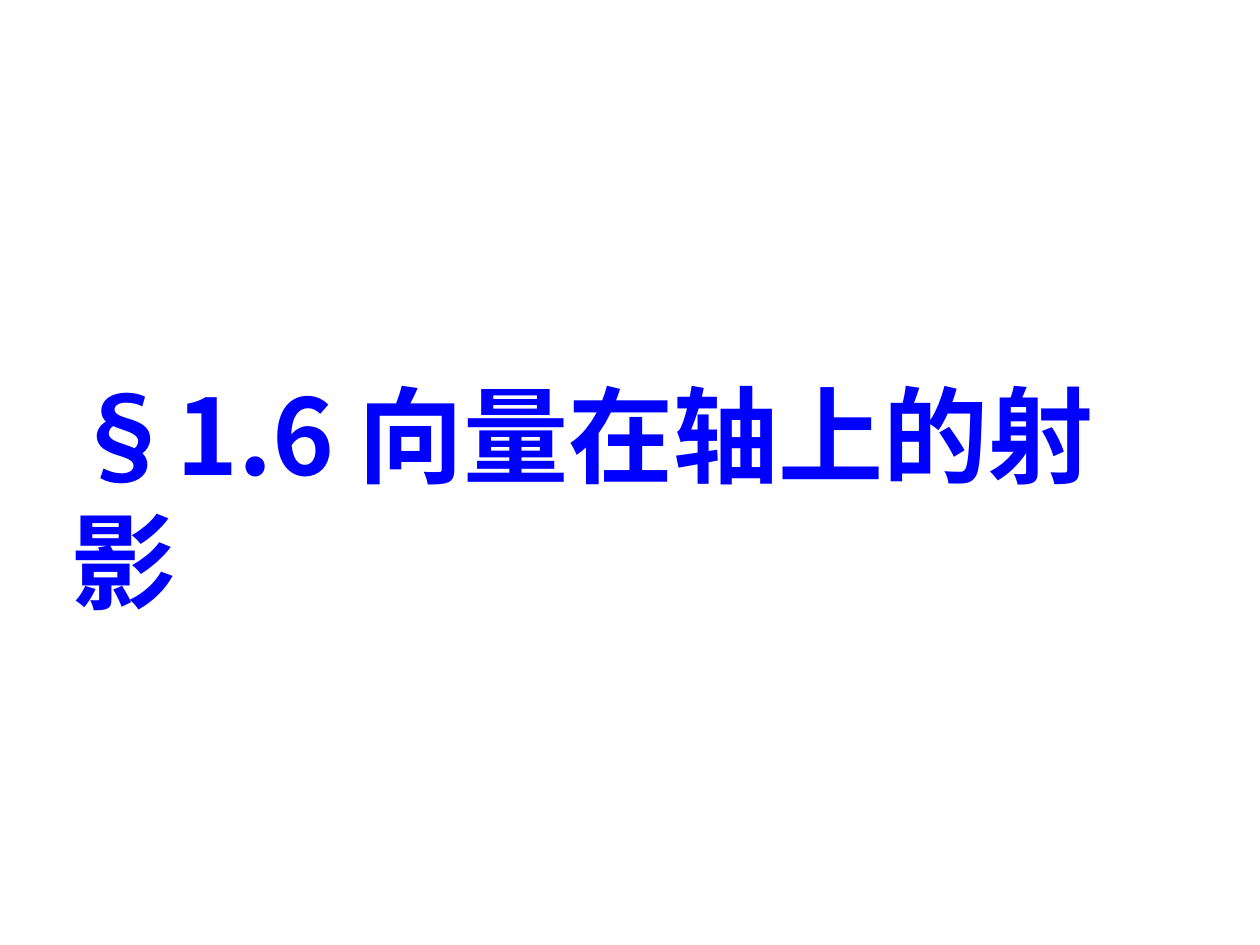
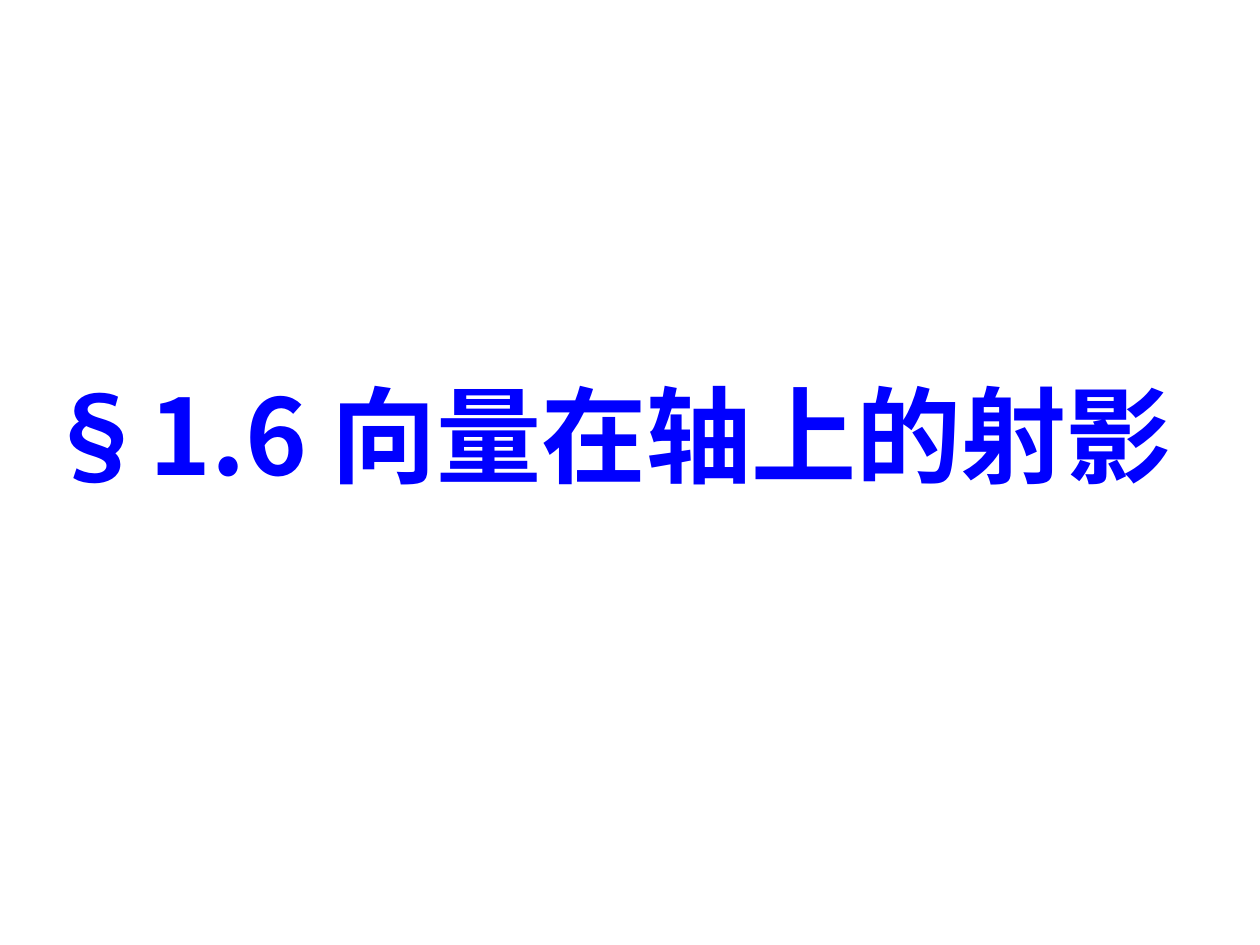
Before and after one commit to weihuayi/class, a slide deck: slide 1 of analyticgeometry/PPT/1-6.ppt. Drawn at 1260x945 pixels with LibreOffice and Linux fonts; fonts in the diff are those of the drawing; background and template pictures are left out. Boxes give left, top, right and bottom in pixels: in the first picture for what was removed or moved away, otherwise in the second. Text is boxed around its words. In the diff, an @@ line names an element or a change of style, - is before the commit and + after.

```diff
--- a/analyticgeometry/PPT/1-6.ppt
+++ b/analyticgeometry/PPT/1-6.ppt
@@ text "§1.6 向量在轴上的射影" rewrapped from <box>71,385,1093,485</box> to <box>44,385,1171,485</box> @@
```
Also in this commit, not shown: 1 other slide changed, 9 other files.
